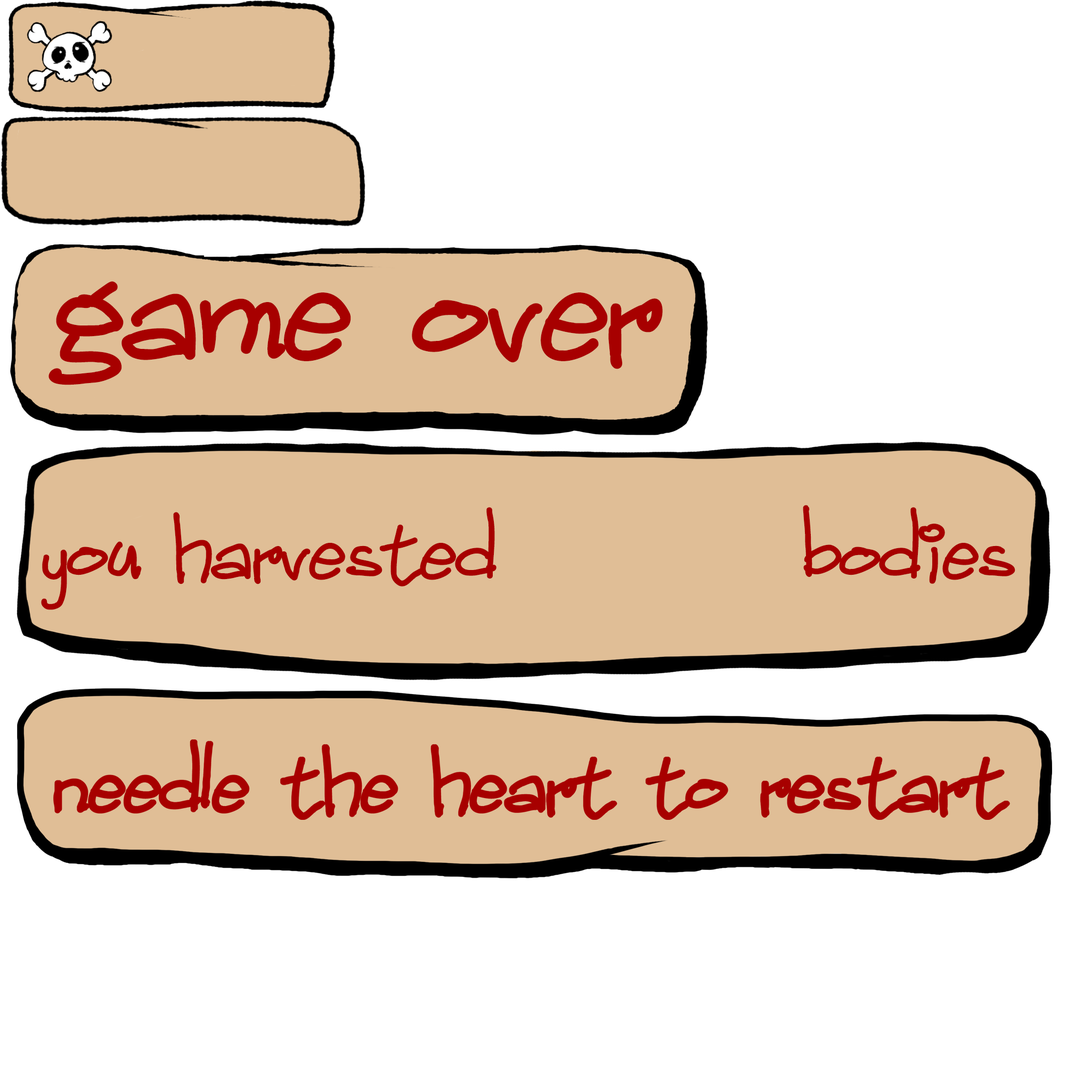
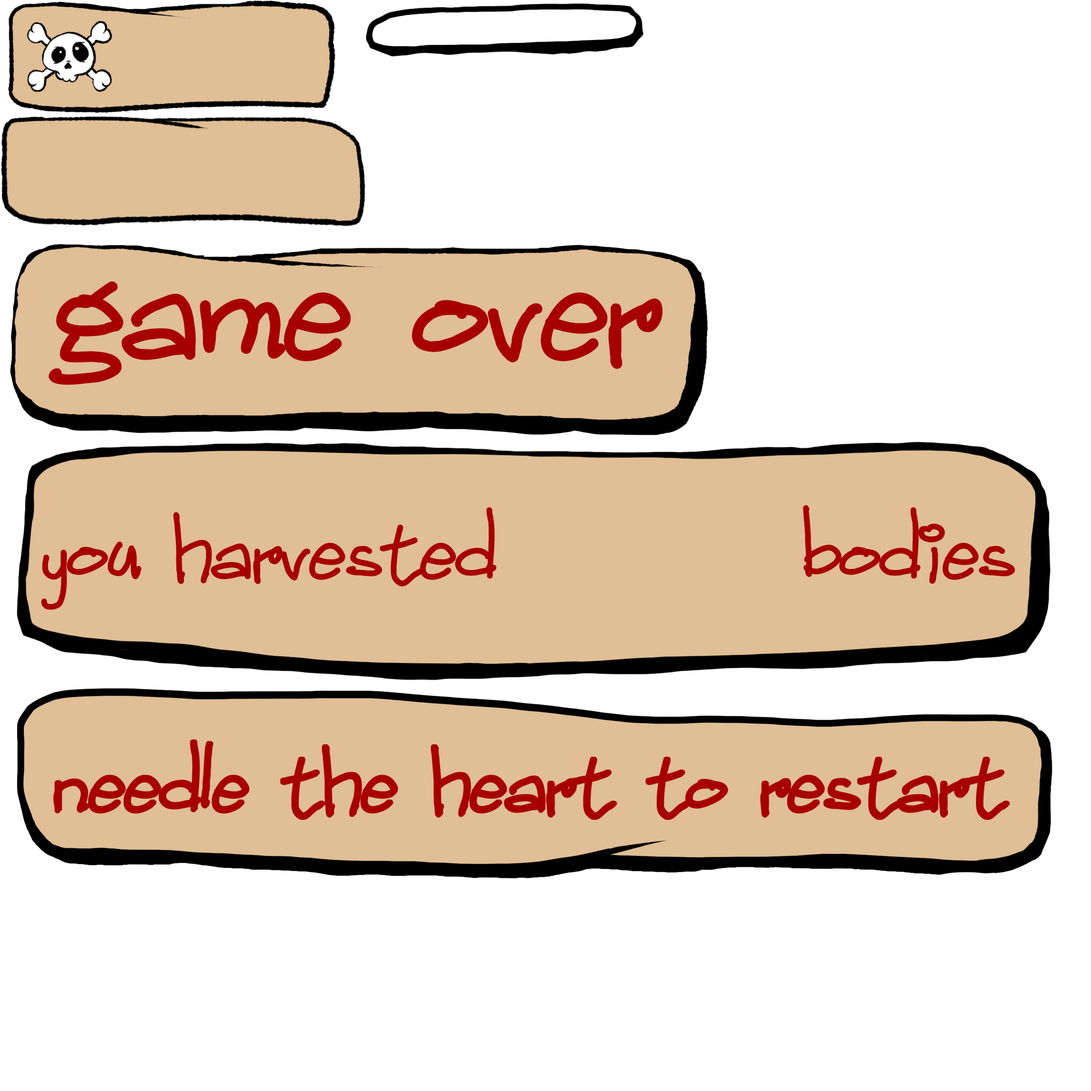
Layers edited between the first and the second (1091, 1091) image:
added layer "Calque 8" above "Calque 7" over [365, 3, 644, 58]
